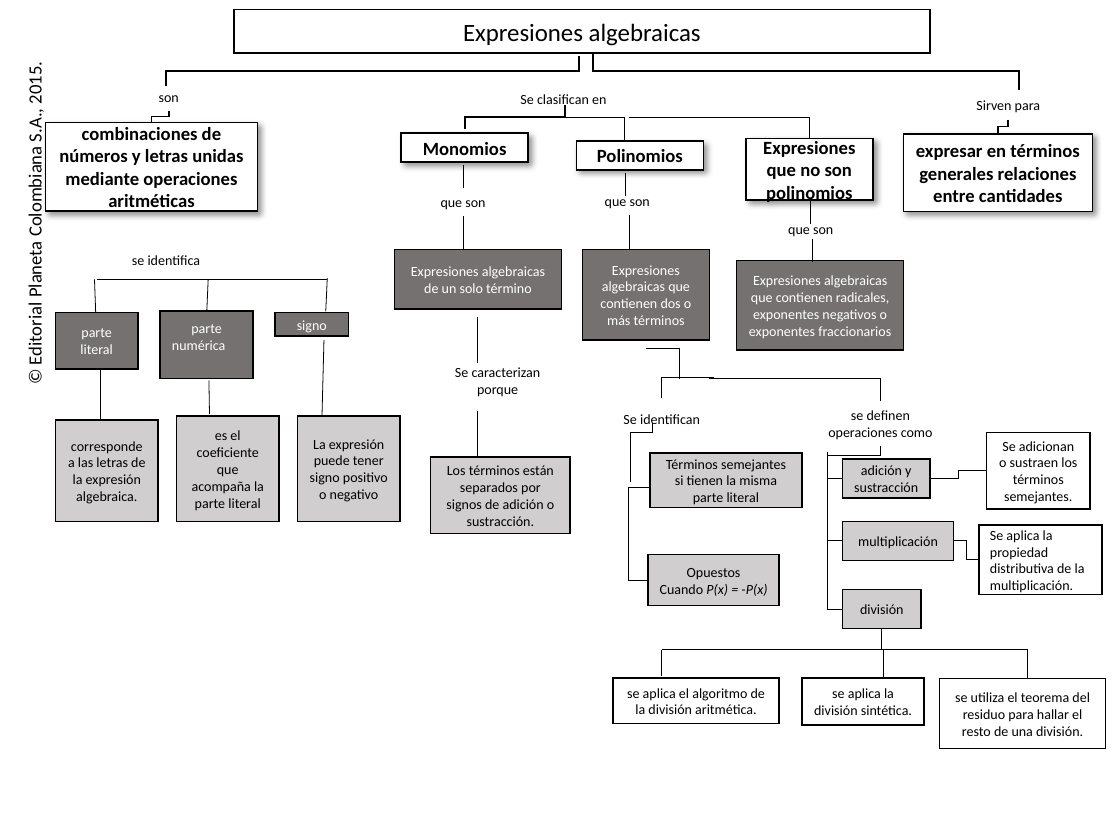
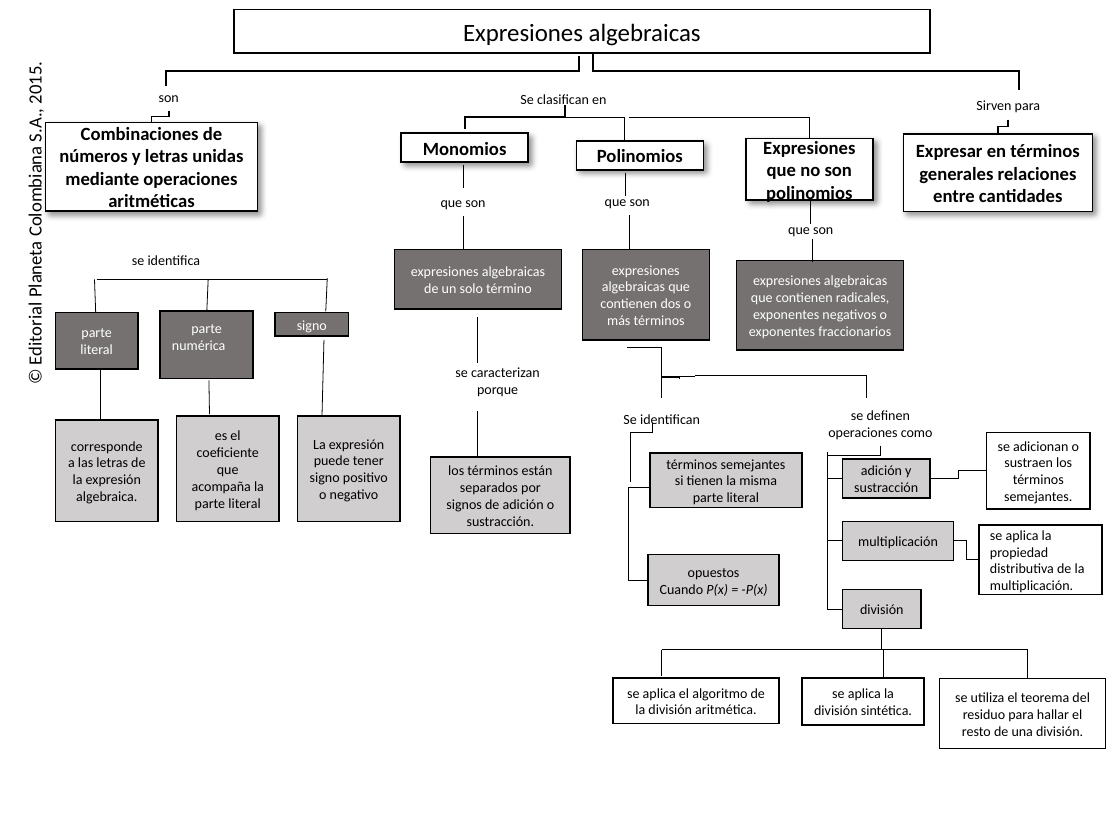
Before and after one commit to AulaPlanetaColombia/Matematicas, a slide deck: slide 1 of fuentes/contenidos/grado08/guion02/MA_08_02_CO_REC220.pptx. Drawn at 1120x840 pixels with LibreOffice and Linux fonts; fonts in the diff are those of the drawing; background and template pictures are left out. Boxes give left, top, right and bottom in pixels: in the first picture for what was removed or moved away, otherwise in the second. Text is boxed around its words. In the diff, an @@ line names an element or a change of style, - is before the commit and + after.

Commit message:
ajuste de mapa conceptual tema 2

```diff
--- a/fuentes/contenidos/grado08/guion02/MA_08_02_CO_REC220.pptx
+++ b/fuentes/contenidos/grado08/guion02/MA_08_02_CO_REC220.pptx
@@ text in rectangle at bbox=[59, 127, 243, 213]: text changed @@
-combinaciones de números y letras unidas mediante operaciones aritméticas
+Combinaciones de números y letras unidas mediante operaciones aritméticas
@@ text in rectangle at bbox=[916, 144, 1079, 202]: text changed @@
-expresar en términos generales relaciones entre cantidades
+Expresar en términos generales relaciones entre cantidades
@@ text in rectangle at bbox=[411, 266, 545, 293]: text changed @@
-Expresiones algebraicas de un solo término
+expresiones algebraicas de un solo término
@@ text in rectangle at bbox=[600, 265, 691, 325]: text changed @@
-Expresiones algebraicas que contienen dos o más términos
+expresiones algebraicas que contienen dos o más términos
@@ text in rectangle at bbox=[749, 275, 891, 338]: text changed @@
-Expresiones algebraicas que contienen radicales, exponentes negativos o exponentes fraccionarios
+expresiones algebraicas que contienen radicales, exponentes negativos o exponentes fraccionarios
@@ elbow line moved from (646, 348) - (713, 377) to (627, 347) - (696, 376) @@
@@ text at bbox=[455, 367, 540, 397]: text changed @@
-Se caracterizan porque
+se caracterizan porque
@@ elbow line moved from (709, 379) - (880, 401) to (696, 376) - (867, 398) @@
@@ text in rectangle at bbox=[998, 441, 1079, 504]: text changed @@
-Se adicionan o sustraen los términos semejantes.
+se adicionan o sustraen los términos semejantes.
@@ text in rectangle at bbox=[446, 465, 554, 526]: text changed @@
-Los términos están separados por signos de adición o sustracción.
+los términos están separados por signos de adición o sustracción.
@@ text in rectangle at bbox=[666, 459, 786, 472]: text changed @@
-Términos semejantes
+términos semejantes
@@ text in rectangle at bbox=[990, 530, 1085, 593]: text changed @@
-Se aplica la propiedad distributiva de la multiplicación.
+se aplica la propiedad distributiva de la multiplicación.
@@ text in rectangle at bbox=[688, 568, 740, 580]: text changed @@
-Opuestos
+opuestos
```
